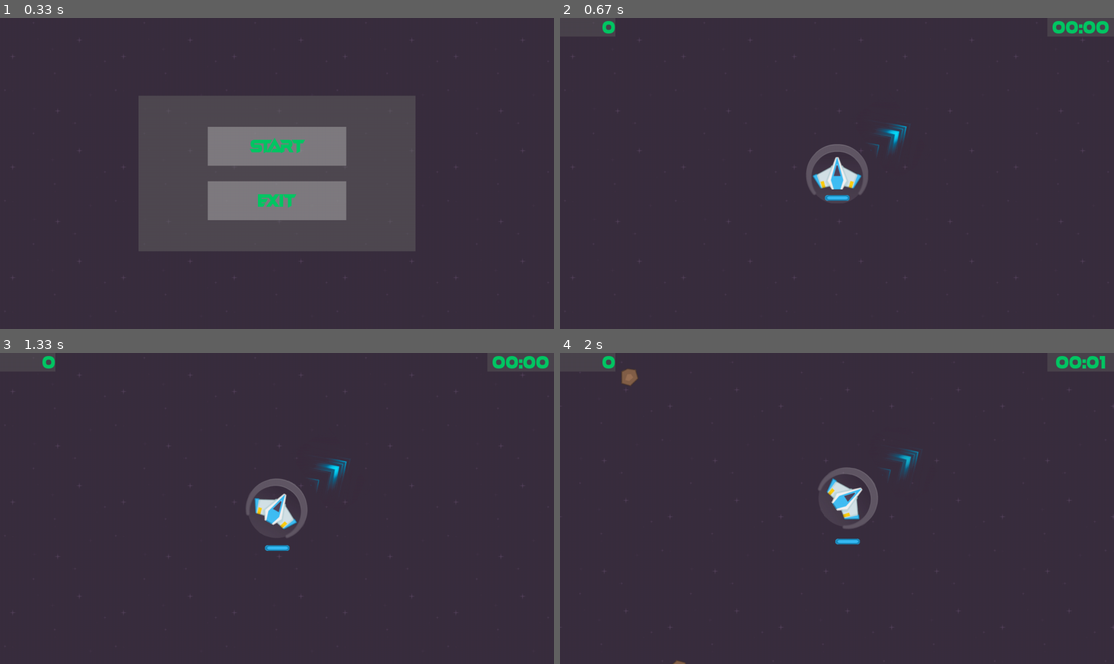
Above: before the commit, frames 1-4 (two rows, left to right).
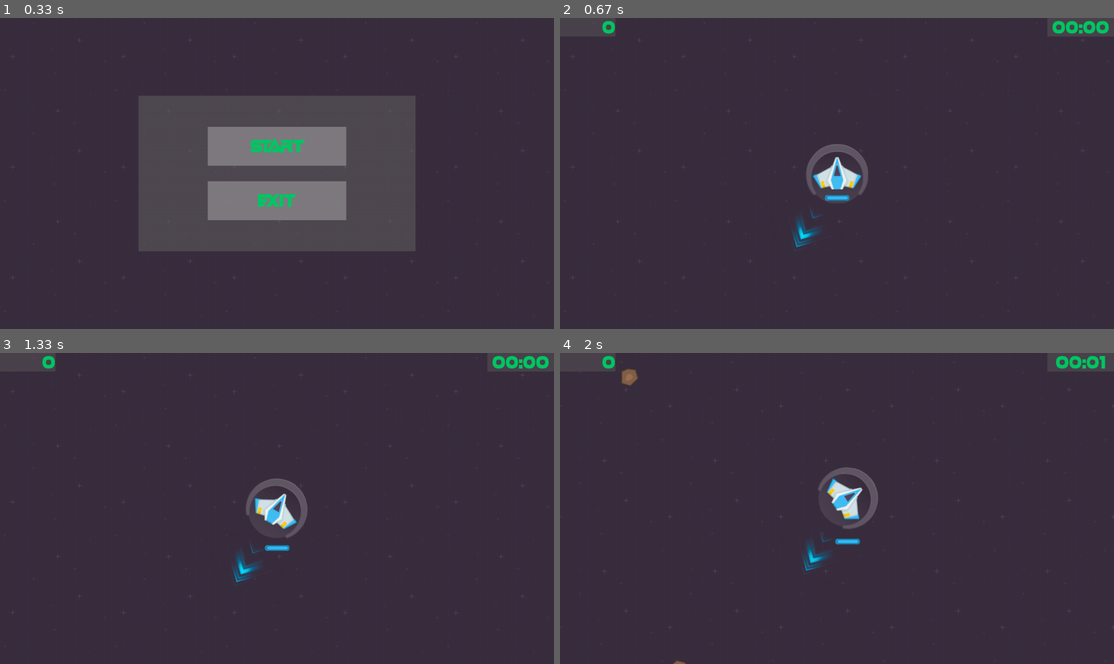
Above: after the commit, the same moments.

Repository: genericprogrammerdude/pygamengn
Game: pygame game, started from main.py
Two runs of this game, one before a commit and one after it. Both use one fixed random seed, a clock stepped at 60 frames per second and the inputs below.
Inputs:
- Up to frame 1 (0.33 s): no input
- Up to frame 2 (0.67 s): click "Start" at 0.38 s
- Up to frame 3 (1.33 s): tap Space at 0.67 s; hold D from 1 s (still down)
- Up to frame 4 (2 s): release D at 1.47 s; hold W 1.5-1.8 s; hold D from 1.83 s (still down)

Frame 1 is identical in both runs. In frame 2, 0.4% of the frame differs, in the area x 42-63%, y 33-74%; in frame 3, 0.4%; in frame 4, 0.4%.

Commit message:
Removed unnecessary copy of original image in GameObject. Cleaned up constructor parameters. Collision mask is created for collidables in the constructor.

Diff:
--- a/Assets/inventory.json
+++ b/Assets/inventory.json
@@ -286,7 +286,7 @@
         "PlayerShip": {
             "class_name": "Ship",
             "kwargs": {
-                "image:image": "ship",
+                "image:image_asset": "ship",
                 "projectile_type": "PlayerProjectile",
                 "fire_freq": 200,
                 "game_object_type:mover": "PlayerShipMover",
@@ -344,7 +344,7 @@
         "NavArrow": {
             "class_name": "NavArrow",
             "kwargs": {
-                "image:image": "arrow"
+                "image:image_asset": "arrow"
             },
             "groups": [
                 "RenderGroup"
@@ -353,7 +353,7 @@
         "PlayerProjectile": {
             "class_name": "Projectile",
             "kwargs": {
-                "image:image": "player_projectile",
+                "image:image_asset": "player_projectile",
                 "death_effect": "ExplosionSmall",
                 "damage": 15,
                 "game_object_type:mover": "PlayerProjectileMover",
@@ -376,7 +376,7 @@
         "EnemyTurret": {
             "class_name": "Turret",
             "kwargs": {
-                "image:image": "turret",
+                "image:image_asset": "turret",
                 "projectile_type": "EnemyTurretProjectile",
                 "scale": 1.25,
                 "fire_freq": 2250
@@ -411,7 +411,7 @@
         "EnemyTurretGun": {
             "class_name": "GameObject",
             "kwargs": {
-                "image:image": "turret_gun"
+                "image:image_asset": "turret_gun"
             },
             "groups": [
                 "RenderGroup"
@@ -420,7 +420,7 @@
         "EnemyTurretProjectile": {
             "class_name": "Projectile",
             "kwargs": {
-                "image:image": "turret_projectile",
+                "image:image_asset": "turret_projectile",
                 "death_effect": "ExplosionSmall",
                 "damage": 10,
                 "game_object_type:mover": "EnemyTurretProjectileMover",
@@ -506,7 +506,7 @@
             "EnemyTurret2": {
                 "class_name": "Turret",
                 "kwargs": {
-                    "image:image": "turret",
+                    "image:image_asset": "turret",
                     "projectile_type": "Level_01/EnemyTurret2Projectile",
                     "scale": 1.25,
                     "fire_freq": 1000
@@ -541,7 +541,7 @@
             "EnemyTurret2Projectile": {
                 "class_name": "Projectile",
                 "kwargs": {
-                    "image:image": "turret_projectile2",
+                    "image:image_asset": "turret_projectile2",
                     "death_effect": "Explosion",
                     "damage": 20,
                     "game_object_type:mover": "EnemyTurretProjectileMover",
@@ -682,7 +682,7 @@
             "AsteroidTurret": {
                 "class_name": "Turret",
                 "kwargs": {
-                    "image:image": "turret",
+                    "image:image_asset": "turret",
                     "projectile_type": "Level_02/AsteroidProjectile",
                     "fire_freq": 1500,
                     "health": 20,
@@ -703,7 +703,7 @@
             "AsteroidTurretGun": {
                 "class_name": "GameObject",
                 "kwargs": {
-                    "image:image": "turret_gun",
+                    "image:image_asset": "turret_gun",
                     "scale": 0.8,
                     "is_collidable": false
                 },
@@ -714,7 +714,7 @@
             "AsteroidProjectile": {
                 "class_name": "Projectile",
                 "kwargs": {
-                    "image:image": "turret_projectile",
+                    "image:image_asset": "turret_projectile",
                     "death_effect": "ExplosionSmall",
                     "damage": 10,
                     "game_object_type:mover": "EnemyTurretProjectileMover",
@@ -728,7 +728,7 @@
             "Waypoint": {
                 "class_name": "Waypoint",
                 "kwargs": {
-                    "image:image": "waypoint",
+                    "image:image_asset": "waypoint",
                     "kill_when_off_screen": false,
                     "distance": 1000,
                     "angular_velocity": 45.0
--- a/GameEngine/game_object.py
+++ b/GameEngine/game_object.py
@@ -11,7 +11,7 @@
     """Basic game object."""
 
     def __init__(self,
-                 image,
+                 image_asset,
                  is_collidable=True,
                  scale=1.0,
                  alpha=1.0,
@@ -24,15 +24,18 @@
         super().__init__()
 
         # Set the image to use for this sprite.
-        self.image = image
-        self.image_original = self.image.copy()
+        self.image_asset = image_asset
+        self.image = self.image_asset
         self.rect = self.image.get_rect()
         self.scale = scale
         self.heading = heading
         self.pos = pygame.math.Vector2(0.0, 0.0)
         self.dirty_image = True
         self.is_collidable = is_collidable
-        self.mask = None  # The mask will be built on the first transform()
+        if self.is_collidable:
+            self.mask = pygame.mask.from_surface(self.image, 16)
+        else:
+            self.mask = None
         self.parent = None
         self.health = 100
         self.attachments = []
@@ -58,7 +61,7 @@
         """Transforms the object based on current heading, scale, and position."""
         # Rotate and scale if necessary
         if self.dirty_image:
-            self.image = pygame.transform.rotozoom(self.image_original, self.heading, self.scale)
+            self.image = pygame.transform.rotozoom(self.image_asset, self.heading, self.scale)
             if self.alpha != 1.0:
                 self.image.set_alpha(self.alpha * 255)
             self.rect = self.image.get_rect()
@@ -84,10 +87,10 @@
         self.dirty_image = self.dirty_image or self.heading != heading
         self.heading = geometry.normalize_angle(heading)
 
-    def set_image(self, image):
+    def set_image(self, image_asset):
         """Sets a new image for the game object."""
-        self.image = image
-        self.image_original = self.image.copy()
+        self.image_asset = image_asset
+        self.image = self.image_asset
         self.dirty_image = True
 
     def attach(self, game_object, offset, take_parent_transform):
--- a/GameEngine/projectile.py
+++ b/GameEngine/projectile.py
@@ -9,11 +9,9 @@
 @GameObjectFactory.register("Projectile")
 class Projectile(GameObject):
 
-    def __init__(self, image, damage, death_effect, mover, **kwargs):
-        super().__init__(image, **kwargs)
+    def __init__(self, mover, **kwargs):
+        super().__init__(**kwargs)
         self.mover = mover
-        self.damage = damage
-        self.death_effect = death_effect
 
     def kill_when_off_screen(self):
         """This can be used by the Sprite Group to know if the object should be killed when it goes off screen."""
--- a/asteroid.py
+++ b/asteroid.py
@@ -14,13 +14,10 @@
 @GameObjectFactory.register("Asteroid")
 class Asteroid(GameObject):
 
-    def __init__(self, images, damage, mover, heading, health, death_effect, death_spawn, score_on_die, **kwargs):
-        super().__init__(random.choice(images), **kwargs)
-        self.damage = damage
+    def __init__(self, images, mover, health, death_spawn, score_on_die, **kwargs):
+        super().__init__(image_asset=random.choice(images), **kwargs)
         self.mover = mover
-        self.heading = heading
         self.health = health
-        self.death_effect = death_effect
         self.death_spawn = death_spawn
         self.spin_delta_factor = random.choice([-1.0, 1.0])
         self.score_on_die = score_on_die
--- a/ship.py
+++ b/ship.py
@@ -11,8 +11,8 @@
 class Ship(GameObject):
     """Space ship game object."""
 
-    def __init__(self, image, projectile_type, fire_freq, mover, death_effect, damage, nav_arrow, **kwargs):
-        super().__init__(image, **kwargs)
+    def __init__(self, projectile_type, fire_freq, mover, death_effect, damage, nav_arrow, **kwargs):
+        super().__init__(**kwargs)
         self.mover = mover
         self.projectile_type = projectile_type
         self.fire_freq = fire_freq
@@ -68,3 +68,7 @@
         """Sets the waypoint the ship should go to."""
         self.waypoint = waypoint
         self.nav_arrow.set_target(waypoint)
+
+    def die(self, instigator):
+        super().die(instigator)
+        self.nav_arrow.die(instigator)
--- a/turret.py
+++ b/turret.py
@@ -8,14 +8,13 @@
 class Turret(GameObject):
     """Turret that will fire at the given target."""
 
-    def __init__(self, image, projectile_type, fire_freq, health, death_effect, score_on_die, **kwargs):
-        super().__init__(image, **kwargs)
+    def __init__(self, projectile_type, fire_freq, health, score_on_die, **kwargs):
+        super().__init__(**kwargs)
         self.projectile_type = projectile_type
         self.target = None
         self.fire_freq = fire_freq
         self.time_since_last_fire = 0
         self.health = health
-        self.death_effect = death_effect
         self.score_on_die = score_on_die
 
     def set_target(self, target):
